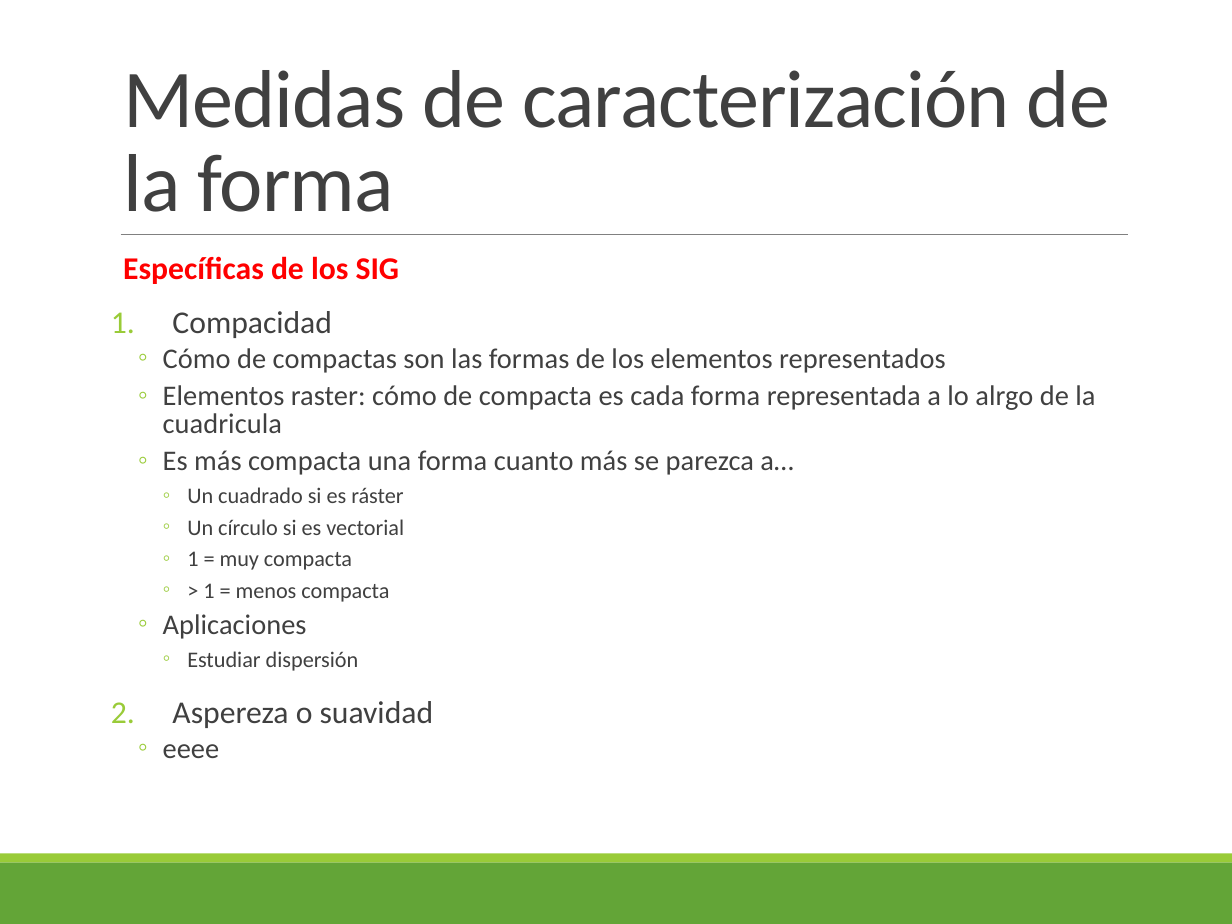
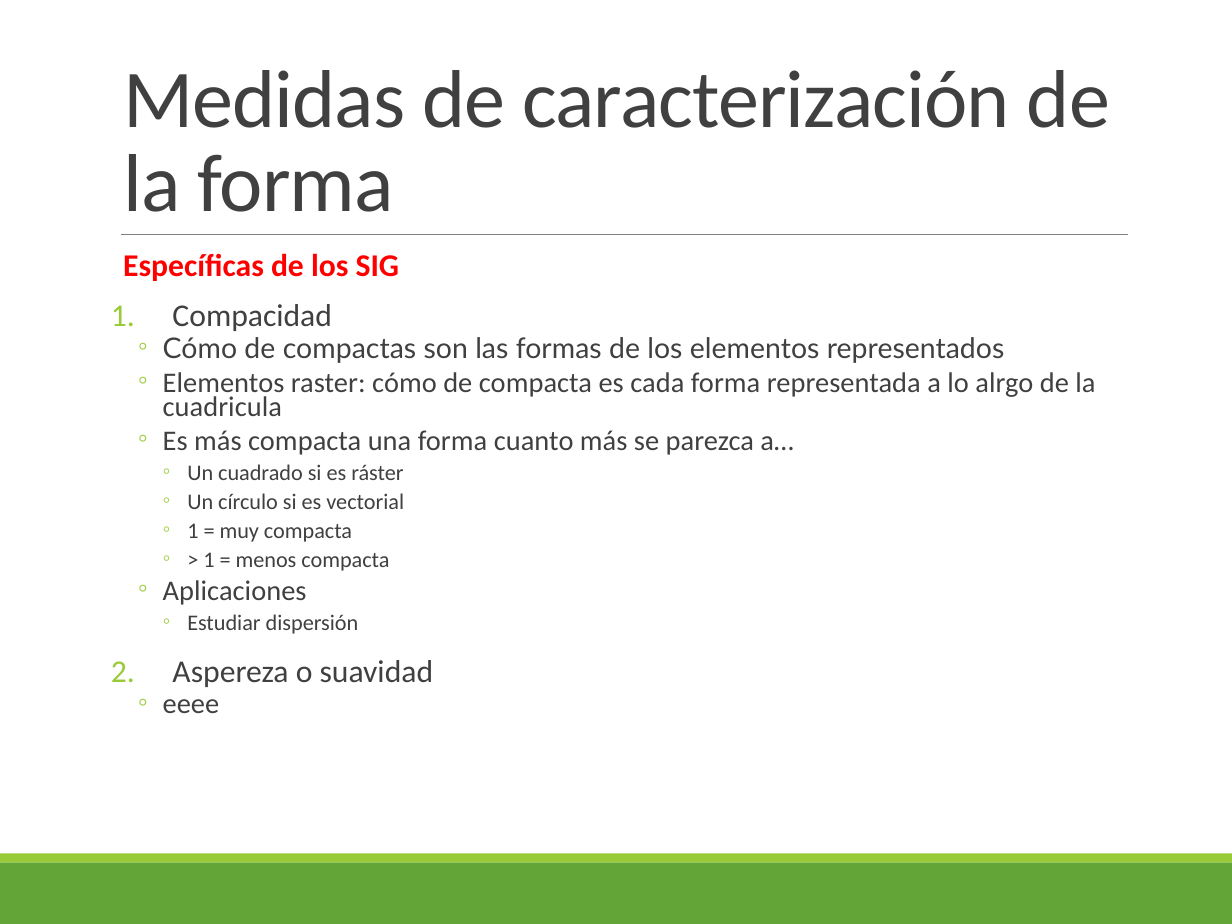
Before and after one commit to alonso-bh/SIG, a slide deck: slide 14 of T5/Tema 5.pptx (slide 13 before the commit). Drawn at 1232x924 pixels with LibreOffice and Linux fonts; fonts in the diff are those of the drawing. Boxes give left, top, right and bottom in pixels: in the first picture for what was removed or moved away, otherwise in the second. Text is boxed around its words. In the diff, an @@ line names an element or a change of style, - is before the commit and + after.

```diff
--- a/T5/Tema 5.pptx
+++ b/T5/Tema 5.pptx
@@ text "Específicas de los SIG" at <box>123,253,1095,713</box>: font Calibri to Lato in "Cómo de compactas son las formas de ..."; line spacing 0.8 to 0.7 @@
```
Also in this commit, not shown: 6 other slides changed, 21 slides added, 36 other files.
